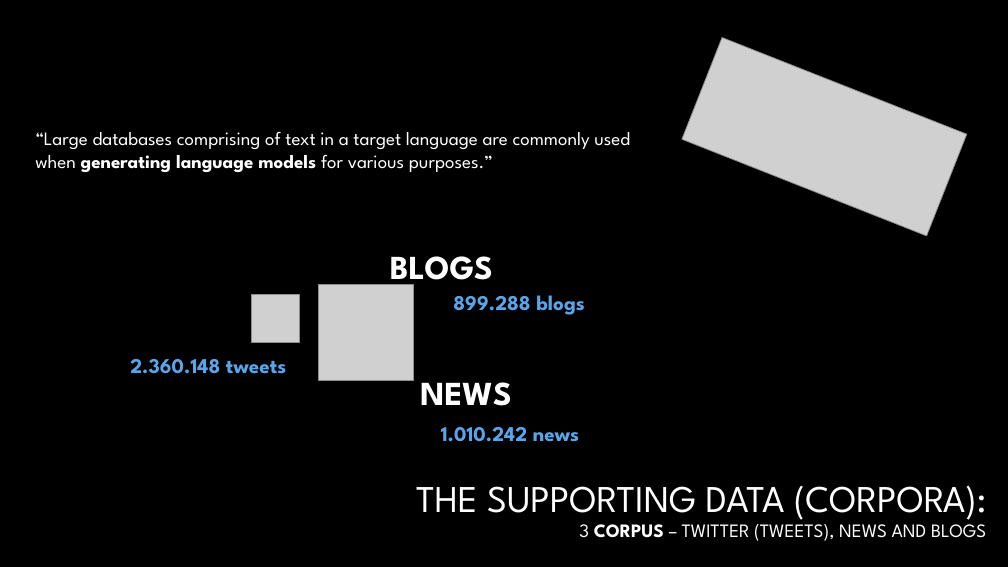
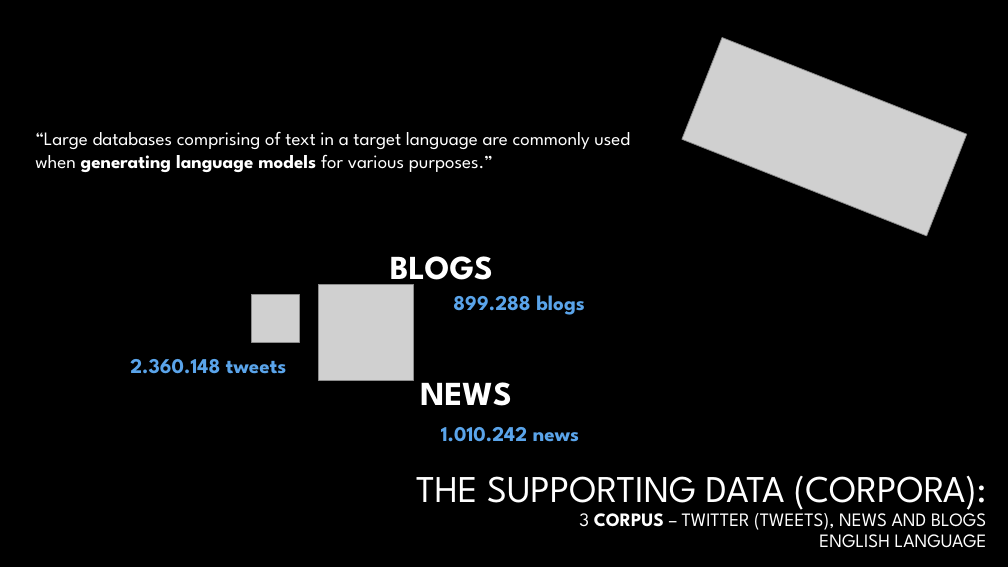
Before and after one commit to pparacch/CapstoneProjectDataScienceSpecialization, a slide deck: slide 3 of notes/meetUp_case_textPrediction.pptx (slide 4 before the commit). Drawn at 1008x567 pixels with LibreOffice and Linux fonts; fonts in the diff are those of the drawing; grey boxes stand for pictures; background and template pictures are left out. Boxes give left, top, right and bottom in pixels: in the first picture for what was removed or moved away, otherwise in the second. Text is boxed around its words. In the diff, an @@ line names an element or a change of style, - is before the commit and + after.

```diff
--- a/notes/meetUp_case_textPrediction.pptx
+++ b/notes/meetUp_case_textPrediction.pptx
@@ title at (416, 476, 987, 548): text changed @@
-THE SUPPORTING DATA (CORPORA):
-3 CORPUS – TWITTER (TWEETS), NEWS AND BLOGS
+THE SUPPORTING DATA (CORPORA):
+3 CORPUS – TWITTER (TWEETS), NEWS AND BLOGS
+ENGLISH LANGUAGE
```
Also in this commit, not shown: 5 other slides changed, 5 slides added, 2 slides removed.
